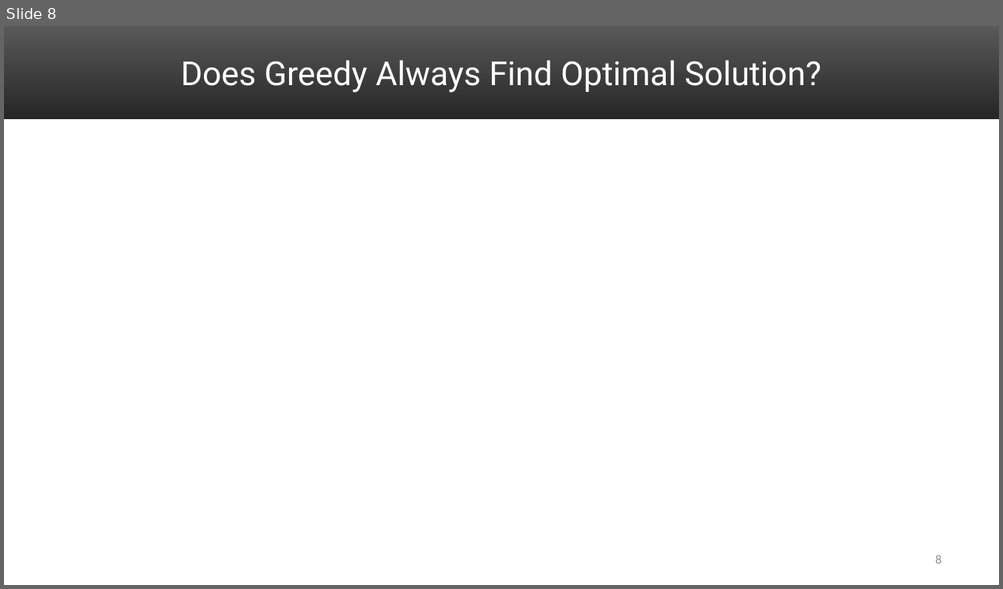
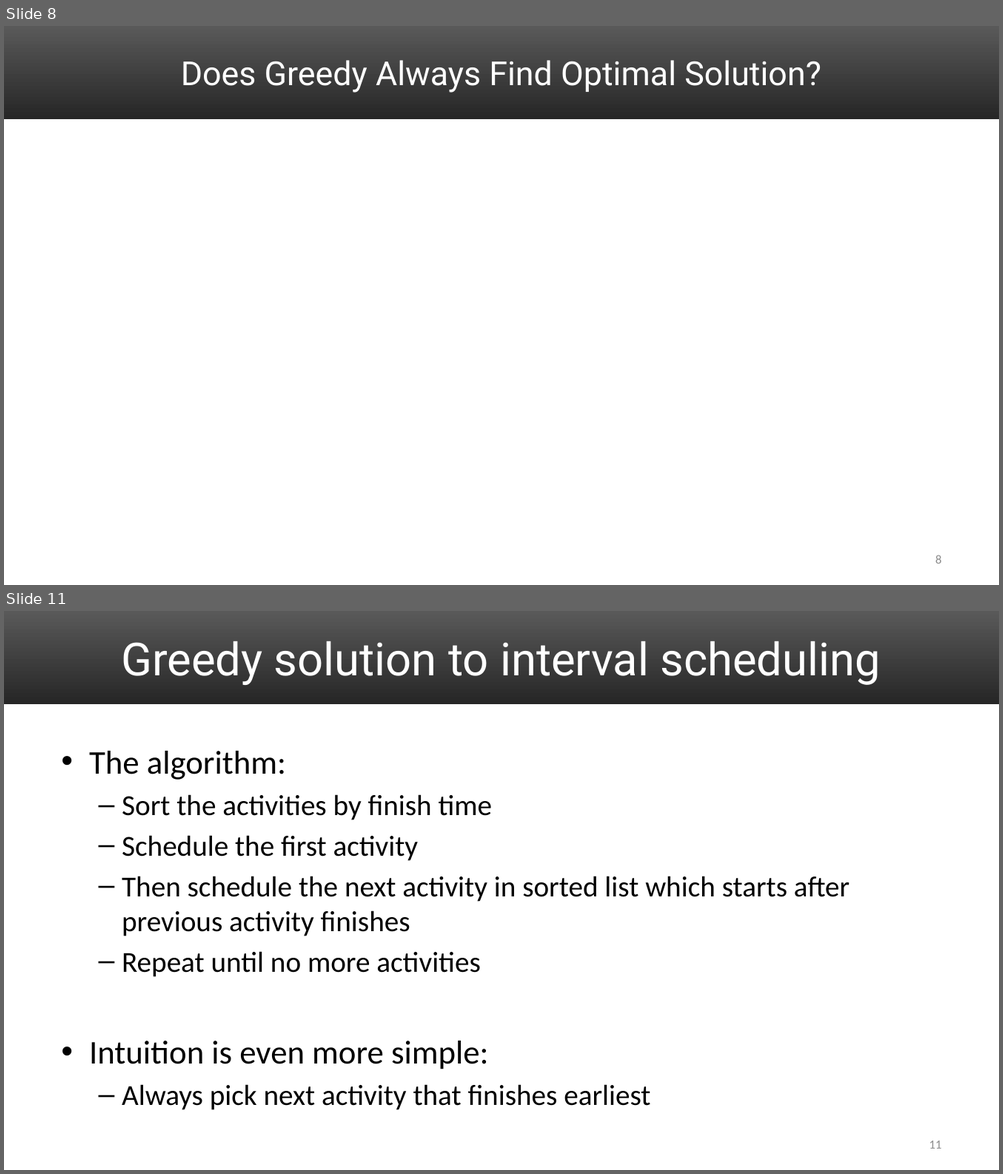
Before and after one commit to uva-cs/cs4102-f21, a slide deck: slides/DP_activitySelect_Proof.pptx. Shown one above the other, each under a label of ours: slide 8 before the commit, slides 8 and 11 after it; the slides between them are not shown. The pictures are 1003x589 and 1003x1174 pixels, drawn with LibreOffice and Linux fonts; fonts in the diff are those of the drawing; grey boxes stand for pictures. Boxes give left, top, right and bottom in pixels: in the first picture for what was removed or moved away, otherwise in the second. Text is boxed around its words. In the diff, an @@ line names an element or a change of style, - is before the commit and + after.

Commit message:
adding weighted activity selection slides

```diff
--- a/slides/DP_activitySelect_Proof.pptx
+++ b/slides/DP_activitySelect_Proof.pptx
@@ slide 11 added at box(4, 611, 999, 1170), background #FFFFFF; not listed: 1 template element that a slide beside it also shows @@
@@ title added at box(121, 641, 880, 685), 44 pt, text #FFFFFF @@
+Greedy solution to interval scheduling
@@ text added at box(89, 751, 849, 1111), 28 pt, text #000000 @@
+• The algorithm:
+  – Sort the activities by finish time
+  – Schedule the first activity
+  – Then schedule the next activity in sorted list which starts after previous activity finishes
+  – Repeat until no more activities
+• Intuition is even more simple:
+  – Always pick next activity that finishes earliest
@@ page number added at box(929, 1141, 942, 1149), 12 pt, text #8C8C8C @@
+11
```
Also in this commit, not shown: 14 other slides added, 1 other file.
